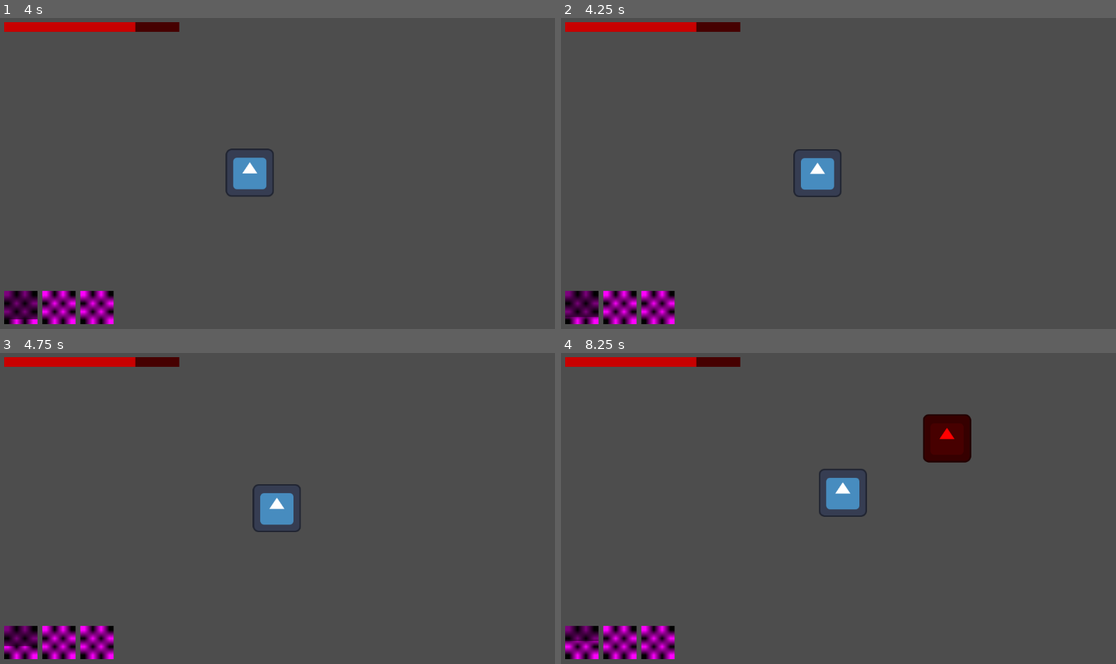
Above: before the commit, frames 1-4 (two rows, left to right).
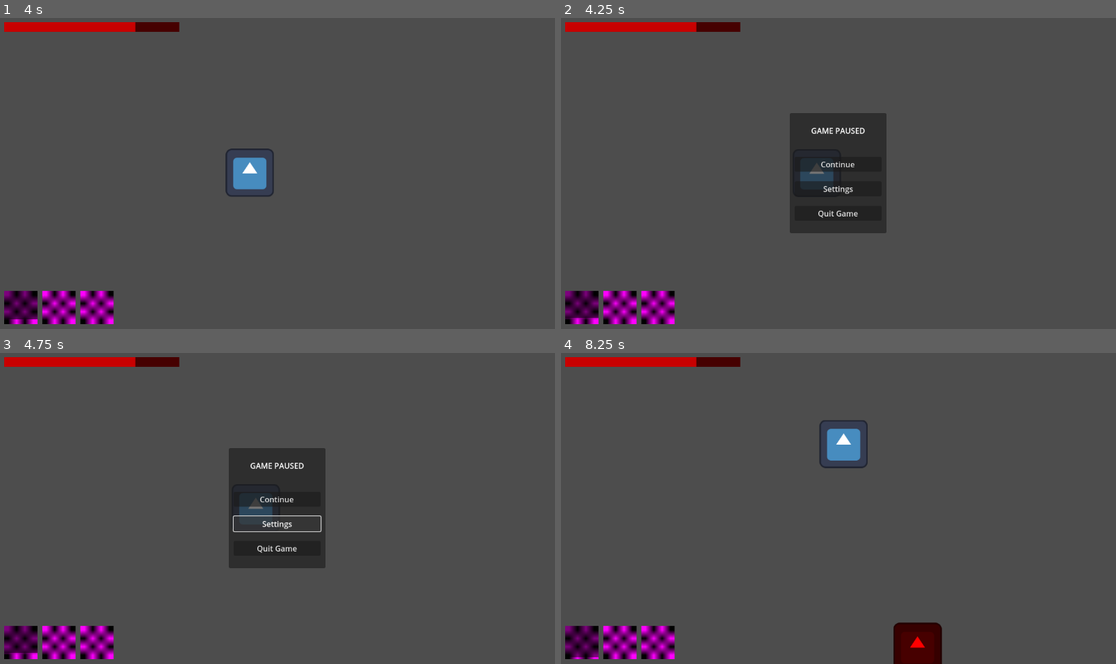
Above: after the commit, the same moments.

Repository: deshis/igdt-hack-and-slash
Game: Godot game, scene res://Scenes/main.tscn
The game is run twice, just before and just after one commit, with the same random seed, the same clock (stepped at 60 frames per second) and the same inputs. The engine's default icon, where the game draws it, is replaced by a stand-in: a white triangle on a blue panel in a dark square.
Inputs (mouse positions are in pixels of both pictures, inside the frame that each line leads up to):
- Up to frame 1 (4 s): tap Enter at 0.5 s; hold D (move_right) 0.53-1.28 s; hold Shift (movement_ability) 0.53-1.28 s; hold S (move_down) 1.28-2.03 s; tap Shift (movement_ability) at 1.35, 2.85 s; hold D (move_right) 2.03-2.78 s; hold Shift (movement_ability) 2.03-2.78 s; hold W (move_up) 2.78-3.53 s; hold A (move_left) from 3.53 s (still down); hold Shift (movement_ability) from 3.53 s (still down)
- Up to frame 2 (4.25 s): keep holding A (move_left); keep holding Shift (movement_ability); tap Escape (ui_cancel) at 4.15 s
- Up to frame 3 (4.75 s): release A (move_left) at 4.25 s; release Shift (movement_ability) at 4.25 s; click (277, 524) at 4.25 s, where only the run after the commit has a clickable "Settings"
- Up to frame 4 (8.25 s): click (838, 499) at 5 s, where only the run after the commit has a clickable "Continue"; hold A (move_left) 5.78-6.53 s; tap Shift (movement_ability) at 5.85, 7.35 s; tap Space at 6.5 s; hold S (move_down) 6.53-7.28 s; hold Shift (movement_ability) 6.53-7.28 s; hold D (move_right) 7.28-8.03 s; hold W (move_up) from 8.03 s (still down); hold Shift (movement_ability) from 8.03 s (still down)

Frame 1 is identical in both runs. In frame 2, 6.5% of the frame differs, in the area x 0-59%, y 30-97%; in frame 3, 6.4%; in frame 4, 4.4%.

Commit message:
basic pause menu

Diff:
--- a/Scenes/main.tscn
+++ b/Scenes/main.tscn
@@ -1,9 +1,10 @@
-[gd_scene load_steps=11 format=3 uid="uid://bjkuwvtvadv2j"]
+[gd_scene load_steps=12 format=3 uid="uid://bjkuwvtvadv2j"]
 
 [ext_resource type="PackedScene" uid="uid://cejn0x82p4vcn" path="res://Scenes/player.tscn" id="1_jjgbg"]
 [ext_resource type="Texture2D" uid="uid://dxdkt76vmq0em" path="res://Assets/icon.svg" id="2_bo1nx"]
 [ext_resource type="Script" uid="uid://b8rtnvnstvdg4" path="res://Scripts/healthbar.gd" id="3_8gbba"]
 [ext_resource type="Script" uid="uid://b3p4e86xoqqh3" path="res://Scripts/cooldowns.gd" id="4_jjvhh"]
+[ext_resource type="Script" uid="uid://bpirytgf71ffg" path="res://Scripts/pause_menu.gd" id="5_kry3j"]
 
 [sub_resource type="RectangleShape2D" id="RectangleShape2D_7dm0k"]
 size = Vector2(100, 100)
@@ -158,3 +159,70 @@
 
 [node name="Timer" type="Timer" parent="HUD/SkillCooldowns/MarginContainer/HBoxContainer/PlaceholderSkill2"]
 one_shot = true
+
+[node name="PauseMenu" type="Control" parent="HUD"]
+process_mode = 3
+layout_mode = 3
+anchors_preset = 8
+anchor_left = 0.5
+anchor_top = 0.5
+anchor_right = 0.5
+anchor_bottom = 0.5
+grow_horizontal = 2
+grow_vertical = 2
+script = ExtResource("5_kry3j")
+
+[node name="Panel" type="Panel" parent="HUD/PauseMenu"]
+layout_mode = 1
+anchors_preset = 8
+anchor_left = 0.5
+anchor_top = 0.5
+anchor_right = 0.5
+anchor_bottom = 0.5
+offset_left = -100.0
+offset_top = -125.0
+offset_right = 100.0
+offset_bottom = 125.0
+grow_horizontal = 2
+grow_vertical = 2
+
+[node name="MarginContainer" type="MarginContainer" parent="HUD/PauseMenu/Panel"]
+layout_mode = 1
+anchors_preset = 15
+anchor_right = 1.0
+anchor_bottom = 1.0
+grow_horizontal = 2
+grow_vertical = 2
+theme_override_constants/margin_left = 10
+theme_override_constants/margin_top = 10
+theme_override_constants/margin_right = 10
+theme_override_constants/margin_bottom = 10
+
+[node name="VBoxContainer" type="VBoxContainer" parent="HUD/PauseMenu/Panel/MarginContainer"]
+layout_mode = 2
+theme_override_constants/separation = 20
+alignment = 1
+
+[node name="RichTextLabel" type="RichTextLabel" parent="HUD/PauseMenu/Panel/MarginContainer/VBoxContainer"]
+layout_mode = 2
+bbcode_enabled = true
+text = "[center]GAME PAUSED
+
+"
+fit_content = true
+
+[node name="ContinueButton" type="Button" parent="HUD/PauseMenu/Panel/MarginContainer/VBoxContainer"]
+layout_mode = 2
+text = "Continue"
+
+[node name="SettingsButton" type="Button" parent="HUD/PauseMenu/Panel/MarginContainer/VBoxContainer"]
+layout_mode = 2
+text = "Settings"
+
+[node name="QuitButton" type="Button" parent="HUD/PauseMenu/Panel/MarginContainer/VBoxContainer"]
+layout_mode = 2
+text = "Quit Game"
+
+[connection signal="pressed" from="HUD/PauseMenu/Panel/MarginContainer/VBoxContainer/ContinueButton" to="HUD/PauseMenu" method="_on_continue_button_pressed"]
+[connection signal="pressed" from="HUD/PauseMenu/Panel/MarginContainer/VBoxContainer/SettingsButton" to="HUD/PauseMenu" method="_on_settings_button_pressed"]
+[connection signal="pressed" from="HUD/PauseMenu/Panel/MarginContainer/VBoxContainer/QuitButton" to="HUD/PauseMenu" method="_on_quit_button_pressed"]
--- /dev/null
+++ b/Scripts/pause_menu.gd
@@ -0,0 +1,27 @@
+extends Control
+
+func _ready() -> void:
+	visible = false
+
+func toggle_pause()->void:
+	visible = !visible
+	get_tree().paused = !get_tree().paused
+
+
+func _unhandled_input(event):
+	if event is InputEventKey:
+		if event.is_action_pressed("ui_cancel"):
+			toggle_pause()
+
+
+func _on_continue_button_pressed() -> void:
+	toggle_pause()
+
+
+func _on_settings_button_pressed() -> void:
+	pass # Replace with function body.
+
+
+func _on_quit_button_pressed() -> void:
+	get_tree().root.propagate_notification(NOTIFICATION_WM_CLOSE_REQUEST)
+	get_tree().quit()
Not shown, added: Scripts/pause_menu.gd.uid
